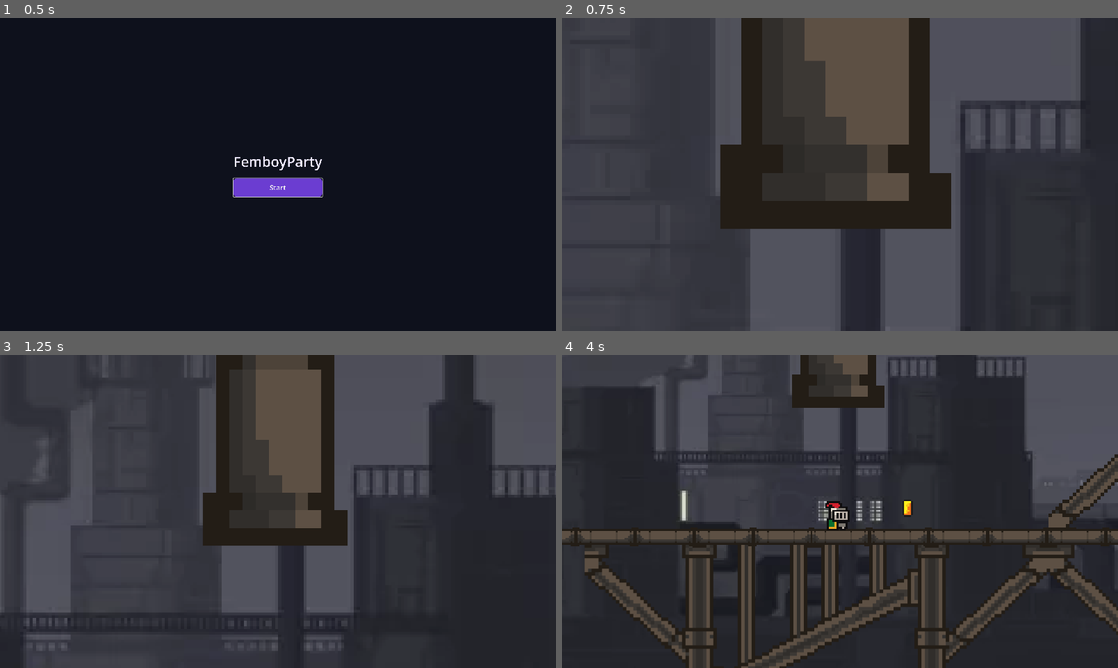
Above: before the commit, frames 1-4 (two rows, left to right).
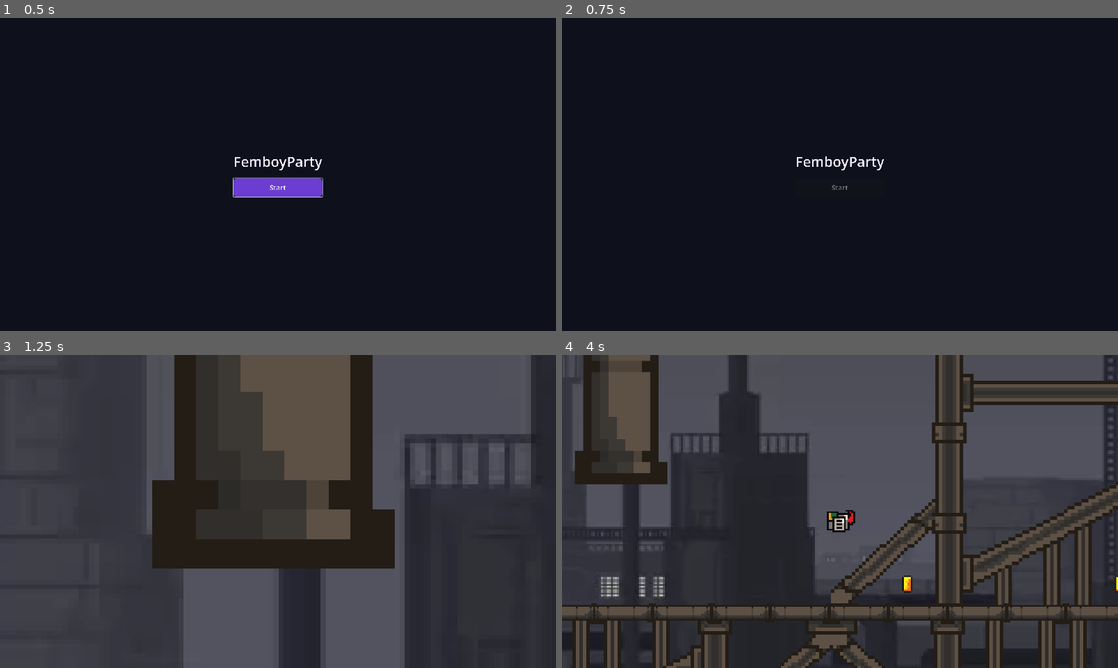
Above: after the commit, the same moments.

Repository: rkywsa/FemboyParty
Game: Godot game, scene res://MainMenu/main_menu.tscn
The game is run twice, just before and just after one commit, with the same random seed, the same clock (stepped at 60 frames per second) and the same inputs. Sound files missing from this copy of the repository are replaced by a short silence.
Inputs:
- Up to frame 1 (0.5 s): no input
- Up to frame 2 (0.75 s): click "Start" at 0.5 s
- Up to frame 3 (1.25 s): no input
- Up to frame 4 (4 s): tap Enter (ui_accept) at 1.25, 1.52, 2.27, 3.77 s; hold Right (ui_right) 1.28-2.78 s; hold Left (ui_left) 2.78-3.53 s; hold Right (ui_right) from 3.53 s (still down)

Frame 1 is identical in both runs. In frame 2, 85% of the frame differs, in the area x 0-100%, y 0-100%; in frame 3, 33%; in frame 4, 48%.
Error before the commit: Attempt to call function 'play' in base 'null instance' on a null instance. (res://PlayerInteraction/player.gd:62)

Commit message:
sounds

Diff:
--- a/GameInteraction/coin.gd
+++ b/GameInteraction/coin.gd
@@ -1,6 +1,16 @@
 extends Area2D
+
+@onready var coinsound = $CoinSound
 
 
 func _on_body_entered(body: Node2D) -> void:
-	if body.name == "Player":
-		queue_free()
+	if body.name != "Player":
+		return
+
+	set_deferred("monitoring", false)
+
+	coinsound.reparent(get_tree().current_scene)
+	coinsound.finished.connect(coinsound.queue_free)
+	coinsound.play()
+
+	queue_free()
--- a/GameInteraction/coin.tscn
+++ b/GameInteraction/coin.tscn
@@ -2,6 +2,7 @@
 
 [ext_resource type="Script" uid="uid://cw7qg0pjh73r5" path="res://GameInteraction/coin.gd" id="1_fr6a3"]
 [ext_resource type="Texture2D" uid="uid://k38id7k2pf3h" path="res://assets/sprites/coin.png" id="2_2rjml"]
+[ext_resource type="AudioStream" uid="uid://klk3enkmksx1" path="res://assets/sounds/coin.wav" id="3_1mfh8"]
 
 [sub_resource type="AtlasTexture" id="AtlasTexture_2rjml"]
 atlas = ExtResource("2_2rjml")
@@ -110,4 +111,8 @@
 [node name="CollisionShape2D" type="CollisionShape2D" parent="." unique_id=633826911]
 shape = SubResource("CircleShape2D_aham6")
 
+[node name="CoinSound" type="AudioStreamPlayer2D" parent="." unique_id=1257774480]
+stream = ExtResource("3_1mfh8")
+volume_db = -2.0
+
 [connection signal="body_exited" from="." to="." method="_on_body_exited"]
--- /dev/null
+++ b/Graphics/level.gd
@@ -0,0 +1,14 @@
+extends Node2D
+
+@onready var backgroundmusic = $backgroundmusic
+@onready var pipebye = $pipebye
+
+
+func _ready() -> void:
+	backgroundmusic.play()
+	await get_tree().create_timer(2.38).timeout
+	pipebye.play()
+
+# Called every frame. 'delta' is the elapsed time since the previous frame.
+func _process(delta: float) -> void:
+	pass
--- a/Graphics/level.tscn
+++ b/Graphics/level.tscn
@@ -1,10 +1,13 @@
 [gd_scene format=3 uid="uid://cd34wv273petg"]
 
 [ext_resource type="PackedScene" uid="uid://bp7sg0q7nbx2u" path="res://PlayerInteraction/player.tscn" id="1_gcbfm"]
+[ext_resource type="Script" uid="uid://bgvvg21wah0ng" path="res://Graphics/level.gd" id="1_md3ei"]
 [ext_resource type="Texture2D" uid="uid://darh6n7n7cskf" path="res://assets/sprites/platforms1.png" id="2_gcbfm"]
 [ext_resource type="PackedScene" uid="uid://6mn14fnkpghg" path="res://GameInteraction/coin.tscn" id="3_x4jqn"]
 [ext_resource type="Texture2D" uid="uid://moyfgbpoghqa" path="res://assets/sprites/pipe_support.png" id="4_ruodb"]
 [ext_resource type="Texture2D" uid="uid://bbf11t8kthwt5" path="res://assets/sprites/industrial_background.webp" id="5_gkh8j"]
+[ext_resource type="AudioStream" uid="uid://pj24hvfhhxvo" path="res://assets/sounds/metalpipa.wav" id="7_3vbyo"]
+[ext_resource type="AudioStream" uid="uid://dwgs0nbd2nvjf" path="res://assets/sounds/backgroundmusic.wav" id="7_6wa3a"]
 
 [sub_resource type="TileSetAtlasSource" id="TileSetAtlasSource_gcbfm"]
 texture = ExtResource("2_gcbfm")
@@ -19,6 +22,7 @@
 size = Vector2(6, 68.5)
 
 [node name="Level" type="Node2D" unique_id=661646850]
+script = ExtResource("1_md3ei")
 
 [node name="Player" parent="." unique_id=1078703586 instance=ExtResource("1_gcbfm")]
 position = Vector2(16, 120)
@@ -267,7 +271,19 @@
 position = Vector2(0, -25.25)
 shape = SubResource("SpawnPipeWallShape")
 
-[node name="Coin" parent="." unique_id=635060567 instance=ExtResource("3_x4jqn")]
+[node name="Coin5" parent="." unique_id=635060567 instance=ExtResource("3_x4jqn")]
+position = Vector2(472.395, 190)
+
+[node name="Coin4" parent="." unique_id=1145185780 instance=ExtResource("3_x4jqn")]
+position = Vector2(387.355, 190)
+
+[node name="Coin3" parent="." unique_id=810478432 instance=ExtResource("3_x4jqn")]
+position = Vector2(179.805, 190)
+
+[node name="Coin2" parent="." unique_id=1909617474 instance=ExtResource("3_x4jqn")]
+position = Vector2(302.08, 190)
+
+[node name="Coin" parent="." unique_id=489253944 instance=ExtResource("3_x4jqn")]
 position = Vector2(55, 190)
 
 [node name="Foreground" type="Node2D" parent="." unique_id=243273431]
@@ -297,6 +313,12 @@
 scale = Vector2(1.1527778, 1)
 texture = ExtResource("5_gkh8j")
 
+[node name="Background" type="Sprite2D" parent="Background" unique_id=469553161]
+z_index = -10
+position = Vector2(-724.33734, 0)
+scale = Vector2(1.1527778, 1)
+texture = ExtResource("5_gkh8j")
+
 [node name="Background2" type="Sprite2D" parent="." unique_id=193554918]
 z_index = -10
 position = Vector2(1011, 143)
@@ -315,4 +337,15 @@
 scale = Vector2(1.1527778, 1)
 texture = ExtResource("5_gkh8j")
 
+[node name="pipebye" type="AudioStreamPlayer2D" parent="." unique_id=747632125]
+stream = ExtResource("7_3vbyo")
+
+[node name="backgroundmusic" type="AudioStreamPlayer2D" parent="." unique_id=1916325877]
+stream = ExtResource("7_6wa3a")
+volume_db = -5.0
+
+[connection signal="body_entered" from="Coin5" to="Coin5" method="_on_body_entered"]
+[connection signal="body_entered" from="Coin4" to="Coin4" method="_on_body_entered"]
+[connection signal="body_entered" from="Coin3" to="Coin3" method="_on_body_entered"]
+[connection signal="body_entered" from="Coin2" to="Coin2" method="_on_body_entered"]
 [connection signal="body_entered" from="Coin" to="Coin" method="_on_body_entered"]
--- a/MainMenu/main_menu.gd
+++ b/MainMenu/main_menu.gd
@@ -1,7 +1,7 @@
 extends Control
 
-
 @onready var start_button: Button = $CenterContainer/MenuContent/StartButton
+@onready var buttonsound = $ButtonSound
 
 var transitioning := false
 
@@ -17,6 +17,10 @@
 	transitioning = true
 	start_button.disabled = true
 
+	buttonsound.play()
+	await buttonsound.finished
+
+
 	var error := get_tree().change_scene_to_file("res://Graphics/level.tscn")
 	if error != OK:
 		transitioning = false
--- a/MainMenu/main_menu.tscn
+++ b/MainMenu/main_menu.tscn
@@ -1,6 +1,7 @@
 [gd_scene format=3 uid="uid://cb1jsqj6bdwg"]
 
 [ext_resource type="Script" uid="uid://cakbfma68ujli" path="res://MainMenu/main_menu.gd" id="1_menu"]
+[ext_resource type="AudioStream" uid="uid://dqt7ucquebeag" path="res://assets/sounds/buttonclick.wav" id="2_3w4mj"]
 
 [sub_resource type="StyleBoxFlat" id="StyleBoxFlat_normal"]
 bg_color = Color(0.42, 0.24, 0.82, 1)
@@ -62,4 +63,8 @@
 theme_override_styles/hover = SubResource("StyleBoxFlat_hover")
 text = "Start"
 
+[node name="ButtonSound" type="AudioStreamPlayer2D" parent="." unique_id=22523363]
+stream = ExtResource("2_3w4mj")
+volume_db = 6.0
+
 [connection signal="pressed" from="CenterContainer/MenuContent/StartButton" to="." method="_on_start_button_pressed"]
--- a/PlayerInteraction/player.gd
+++ b/PlayerInteraction/player.gd
@@ -2,8 +2,7 @@
 
 @onready var animated_sprite = $AnimatedSprite2D
 @onready var camera: Camera2D = $Camera2D
-@onready var playermusic = $PlayerMusic
-
+@onready var playermusic = $PlayerAudio
 const SPEED = 300.0
 const JUMP_VELOCITY = -300.0
 const INTRO_ZOOM_MULTIPLIER = 3.0
@@ -54,14 +53,22 @@
 	if direction:
 		velocity.x = direction * SPEED
 
+	if direction != 0:
+		velocity.x = direction * SPEED
+	else:
+		velocity.x = move_toward(velocity.x, 0, SPEED)
+
 	if direction > 0:
 		animated_sprite.flip_h = false
-		playermusic.play()
 	elif direction < 0:
 		animated_sprite.flip_h = true
-		playermusic.play()
-	else:
-		velocity.x = move_toward(velocity.x, 0, SPEED)
+
+	if direction != 0 and is_on_floor():
+		if not playermusic.playing:
+			playermusic.play()
+	elif playermusic.playing:
+		playermusic.stop()
+
 
 	if not is_on_floor():
 		if animated_sprite.animation != "jump":
--- a/PlayerInteraction/player.tscn
+++ b/PlayerInteraction/player.tscn
@@ -2,6 +2,7 @@
 
 [ext_resource type="Script" uid="uid://kf06xk8xhp6i" path="res://PlayerInteraction/player.gd" id="1_hstkp"]
 [ext_resource type="Texture2D" uid="uid://bntn5805x18hs" path="res://assets/sprites/knight.png" id="2_q3d3v"]
+[ext_resource type="AudioStream" uid="uid://bmby6qk84ndix" path="res://assets/sounds/footsteps.wav" id="3_pc0yj"]
 
 [sub_resource type="AtlasTexture" id="AtlasTexture_pc0yj"]
 atlas = ExtResource("2_q3d3v")
@@ -231,3 +232,6 @@
 
 [node name="Camera2D" type="Camera2D" parent="." unique_id=1449698762]
 zoom = Vector2(6, 6)
+
+[node name="PlayerAudio" type="AudioStreamPlayer2D" parent="." unique_id=2093132430]
+stream = ExtResource("3_pc0yj")
Not shown, added: Graphics/level.gd.uid
Not shown, added: assets/sounds/backgroundmusic.wav.import
Not shown, added: assets/sounds/buttonclick.wav.import
Not shown, added: assets/sounds/footsteps.wav.import
Not shown, added: assets/sounds/metalpipa.wav.import
Not shown, added: assets/sounds/pick_up_coin.mp3.import
Not shown, added: assets/sounds/backgroundmusic.wav
Not shown, added: assets/sounds/buttonclick.wav
Not shown, added: assets/sounds/footsteps.wav
Not shown, added: assets/sounds/metalpipa.wav
Not shown, added: assets/sounds/pick_up_coin.mp3
